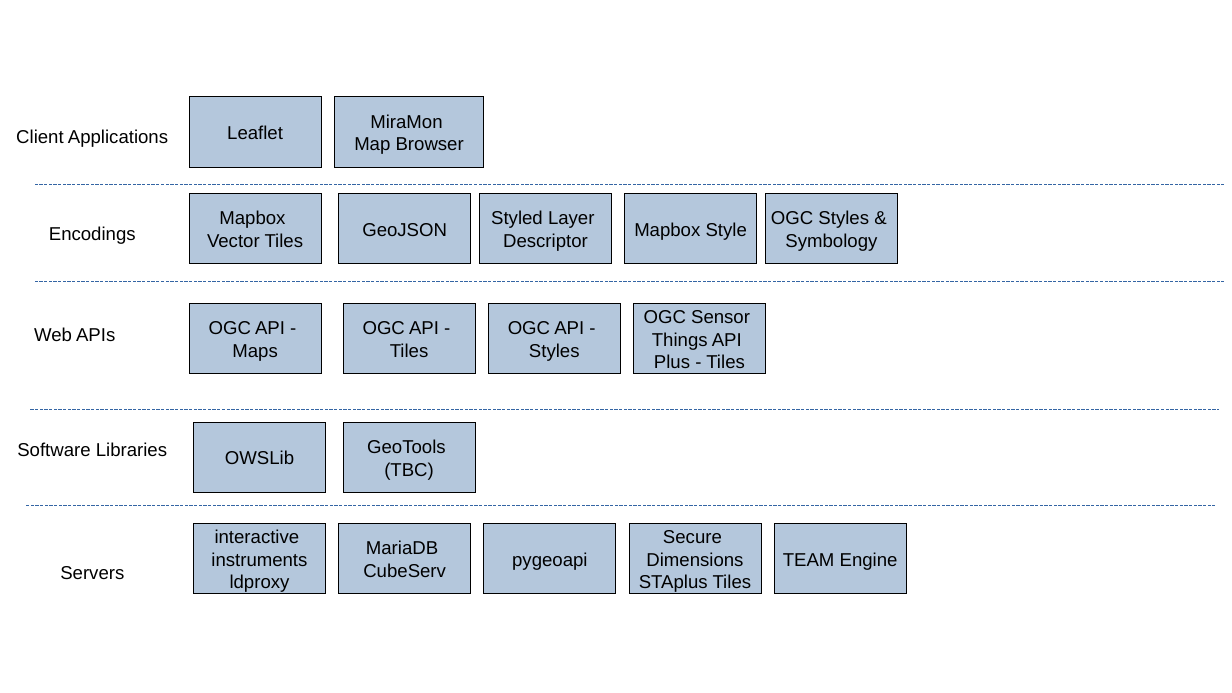
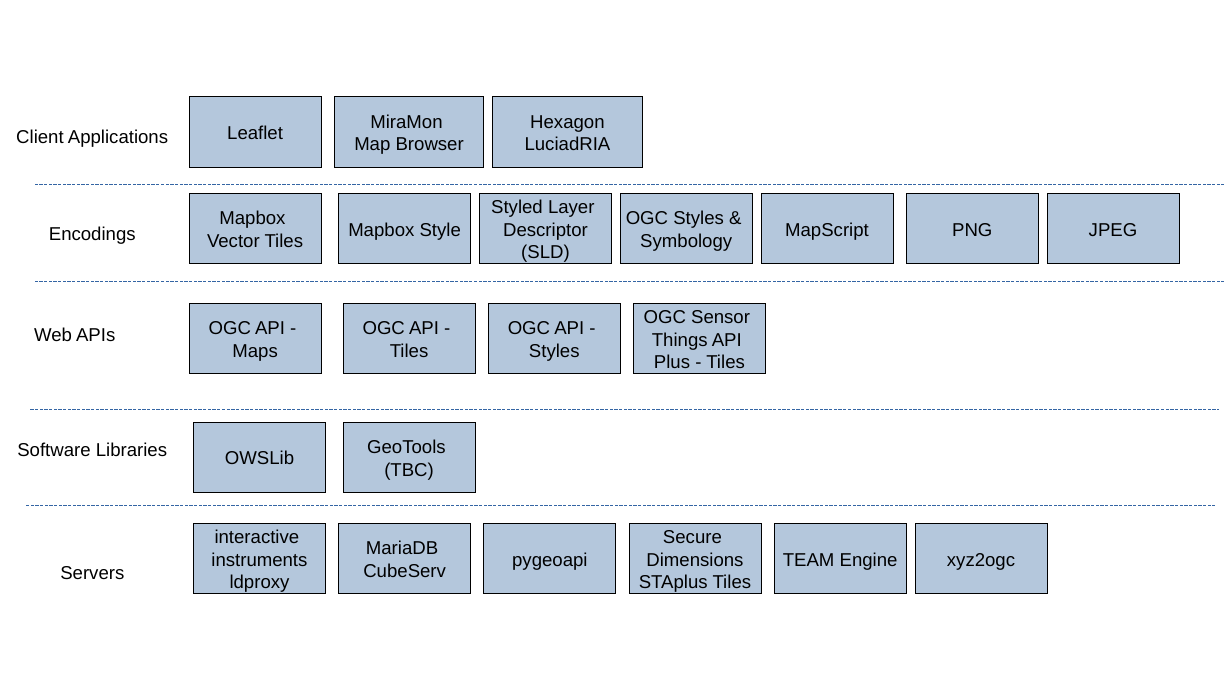
Before and after one commit to opengeospatial/developer-events, a slide deck: slide 1 of 2022/Web-Mapping-Code-Sprint/engineering-report/images/Figures.odp. Drawn at 1232x693 pixels with LibreOffice and Linux fonts; fonts in the diff are those of the drawing. Boxes give left, top, right and bottom in pixels: in the first picture for what was removed or moved away, otherwise in the second. Text is boxed around its words. In the diff, an @@ line names an element or a change of style, - is before the commit and + after.

```diff
--- a/2022/Web-Mapping-Code-Sprint/engineering-report/images/Figures.odp
+++ b/2022/Web-Mapping-Code-Sprint/engineering-report/images/Figures.odp
@@ rectangle added at (493, 97, 643, 168), fill #B4C7DC, outline #000000 0 pt, 12 pt, text #000000 @@
+Hexagon
+LuciadRIA
@@ rectangle "OGC Styles &": place and size @@
-rectangle "OGC Styles &" at (766, 193, 898, 264)
+rectangle "OGC Styles &" at (620, 193, 752, 264)
@@ rectangle removed at (625, 193, 757, 264) @@
-Mapbox Style
@@ rectangle added at (761, 193, 893, 264), fill #B4C7DC, outline #000000 0 pt, 12 pt, text #000000 @@
+MapScript
@@ rectangle added at (907, 193, 1039, 264), fill #B4C7DC, outline #000000 0 pt, 12 pt, text #000000 @@
+PNG
@@ rectangle added at (1048, 193, 1179, 264), fill #B4C7DC, outline #000000 0 pt, 12 pt, text #000000 @@
+JPEG
@@ text in rectangle at (348, 222, 461, 240): text changed @@
-GeoJSON
+Mapbox Style
@@ text in rectangle at (521, 244, 570, 262): paragraph added @@
+(SLD)
@@ rectangle added at (916, 524, 1048, 595), fill #B4C7DC, outline #000000 0 pt, 12 pt, text #000000 @@
+xyz2ogc
```
Also in this commit, not shown: 1 other file.
